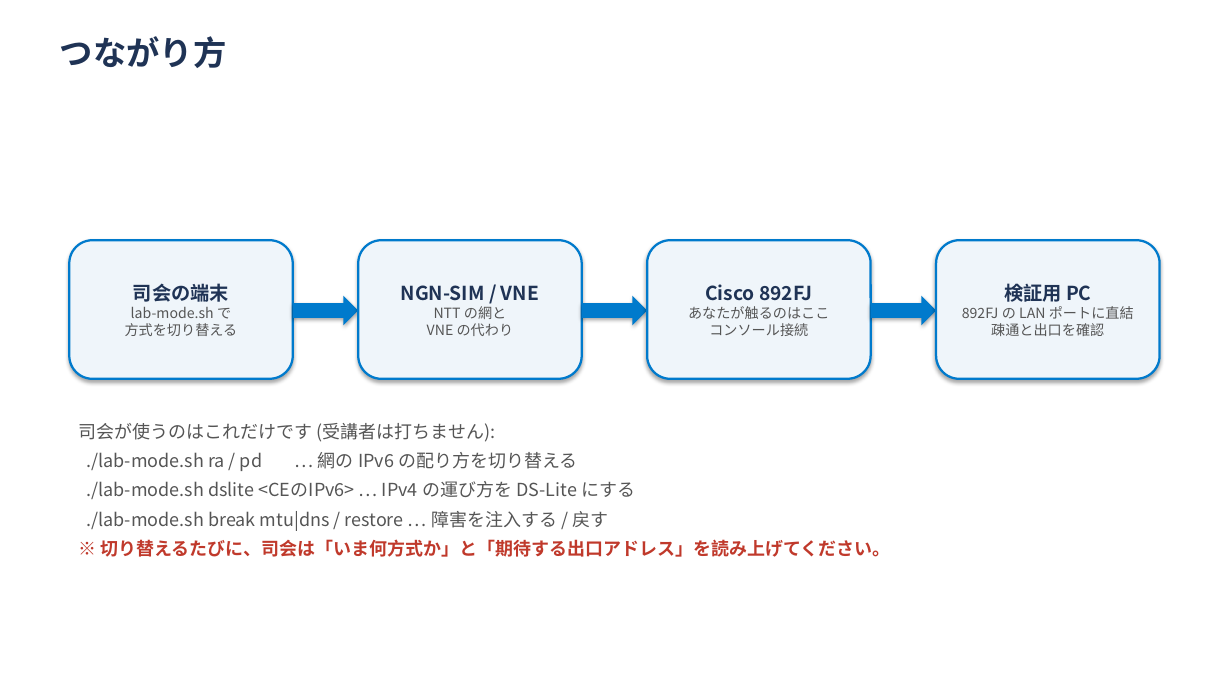
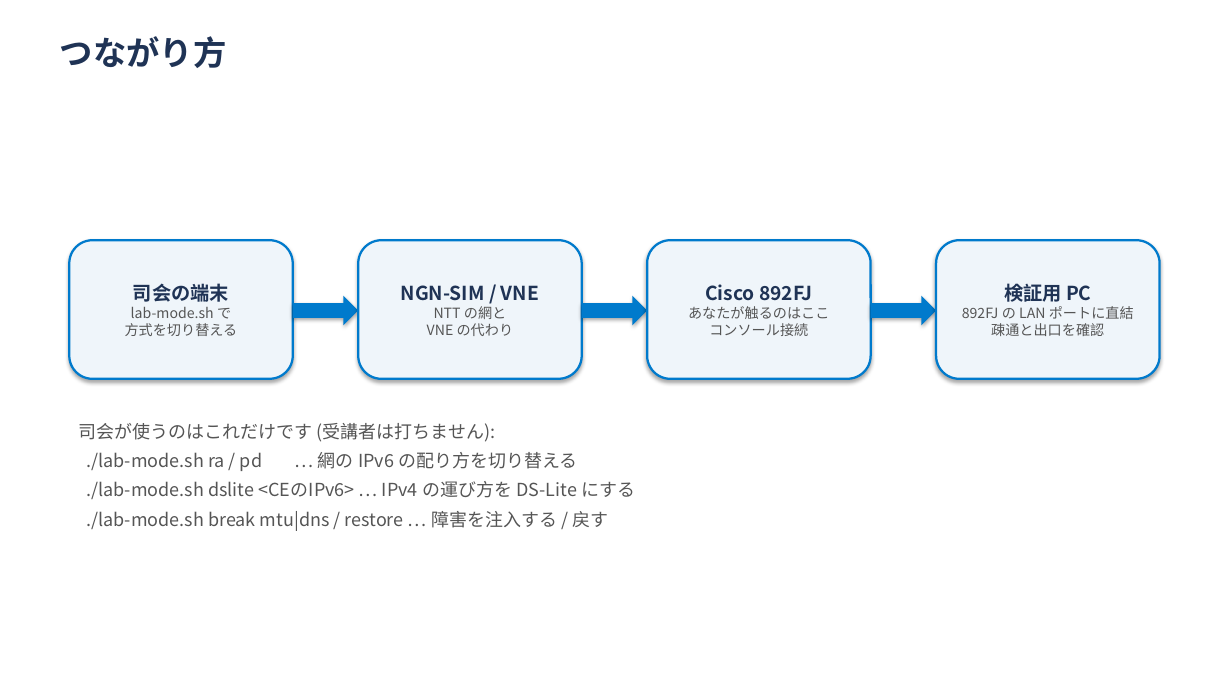
Before and after one commit to ginchankawaii/claude-code-book-template, a slide deck: slide 3 of docs/ipoe-lab/slides/handson.pptx. Drawn at 1232x693 pixels with LibreOffice and Linux fonts; fonts in the diff are those of the drawing. Boxes give left, top, right and bottom in pixels: in the first picture for what was removed or moved away, otherwise in the second. Text is boxed around its words. In the diff, an @@ line names an element or a change of style, - is before the commit and + after.

```diff
--- a/docs/ipoe-lab/slides/handson.pptx
+++ b/docs/ipoe-lab/slides/handson.pptx
@@ text at (100, 539, 890, 557): paragraph removed @@
-※ 切り替えるたびに、司会は「いま何方式か」と「期待する出口アドレス」を読み上げてください。
```
Also in this commit, not shown: 5 other slides changed, 5 other files.
